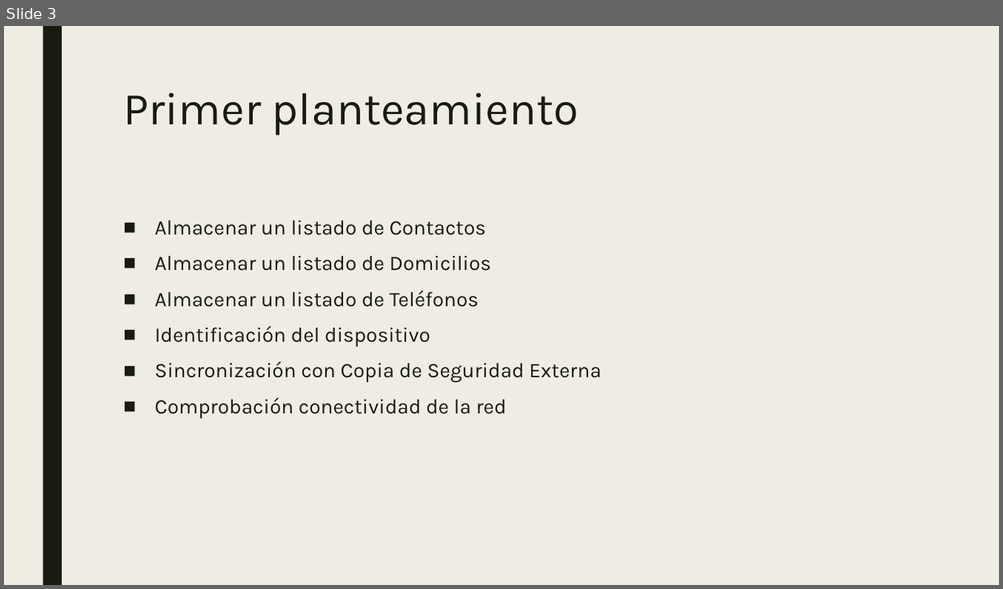
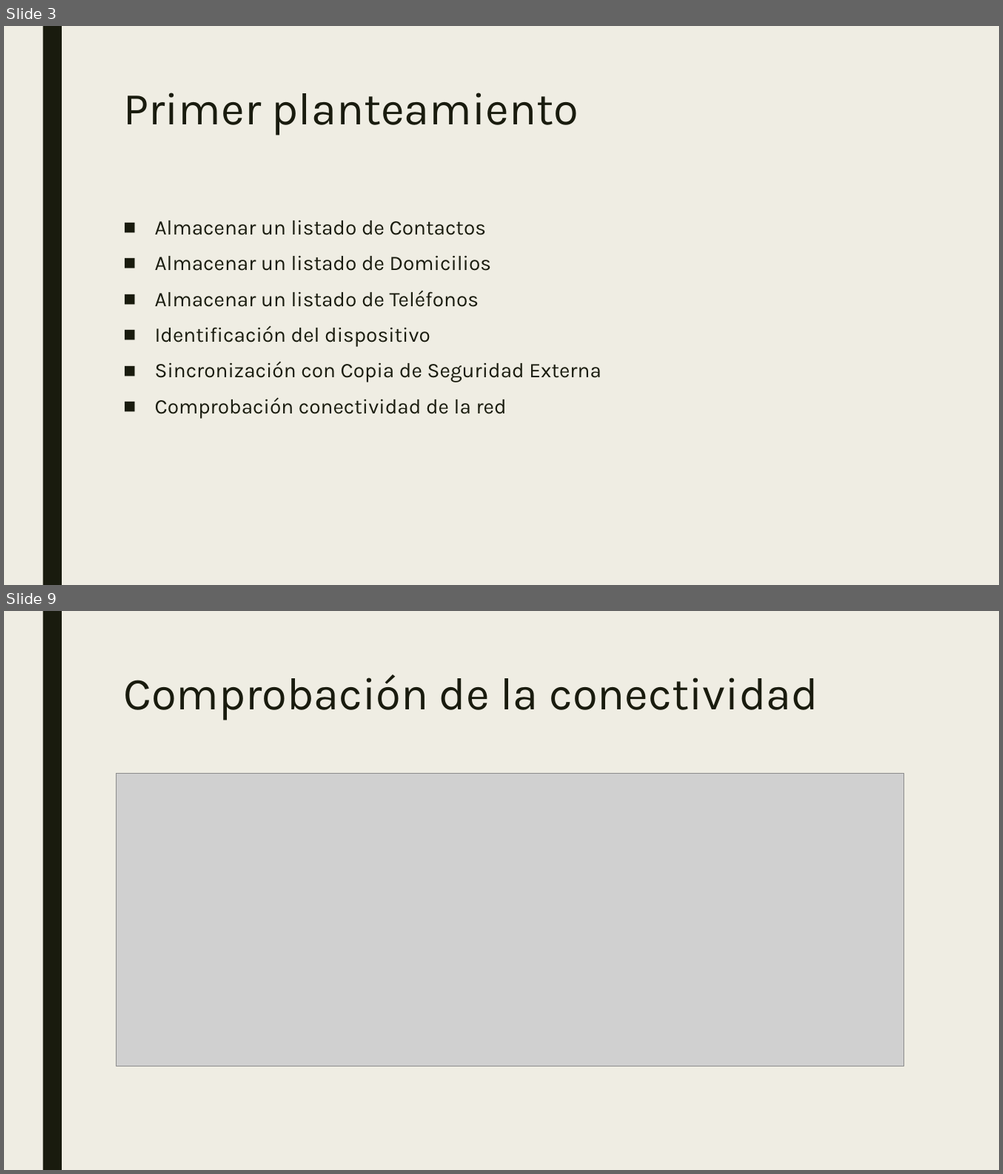
Before and after one commit to rubenseglop/Contactos, a slide deck: app/src/main/Documentacion/Presentacion.pptx. Shown one above the other, each under a label of ours: slide 3 before the commit, slides 3 and 9 after it; the slides between them are not shown. The pictures are 1003x589 and 1003x1174 pixels, drawn with LibreOffice and Linux fonts; fonts in the diff are those of the drawing; grey boxes stand for pictures. Boxes give left, top, right and bottom in pixels: in the first picture for what was removed or moved away, otherwise in the second. Text is boxed around its words. In the diff, an @@ line names an element or a change of style, - is before the commit and + after.

```diff
--- a/app/src/main/Documentacion/Presentacion.pptx
+++ b/app/src/main/Documentacion/Presentacion.pptx
@@ slide 9 added at <box>4,611,999,1170</box>, background #EFEDE3; not listed: 1 template element that a slide beside it also shows @@
@@ title added at <box>123,675,818,721</box>, 44 pt, text #191B0E @@
+Comprobación de la conectividad
@@ picture added at <box>116,774,904,1066</box> @@
```
Also in this commit, not shown: 1 slide changed, 5 other slides added, 2 slides removed.
